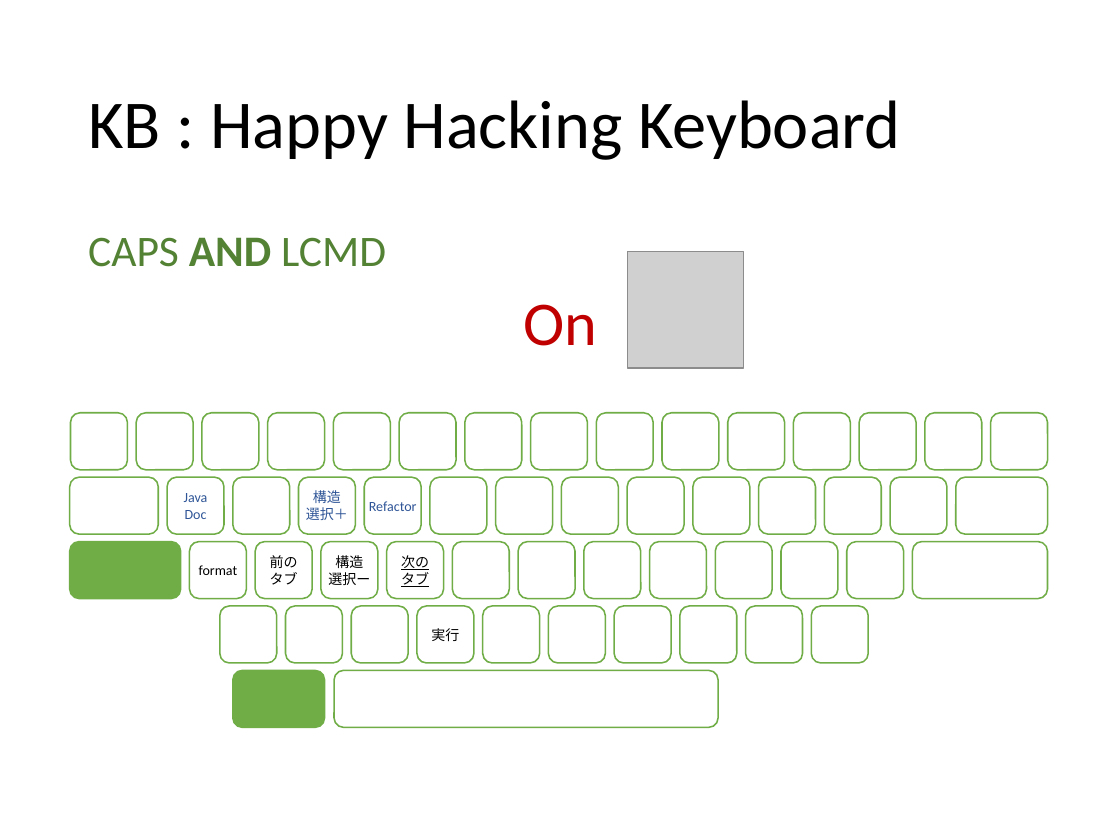
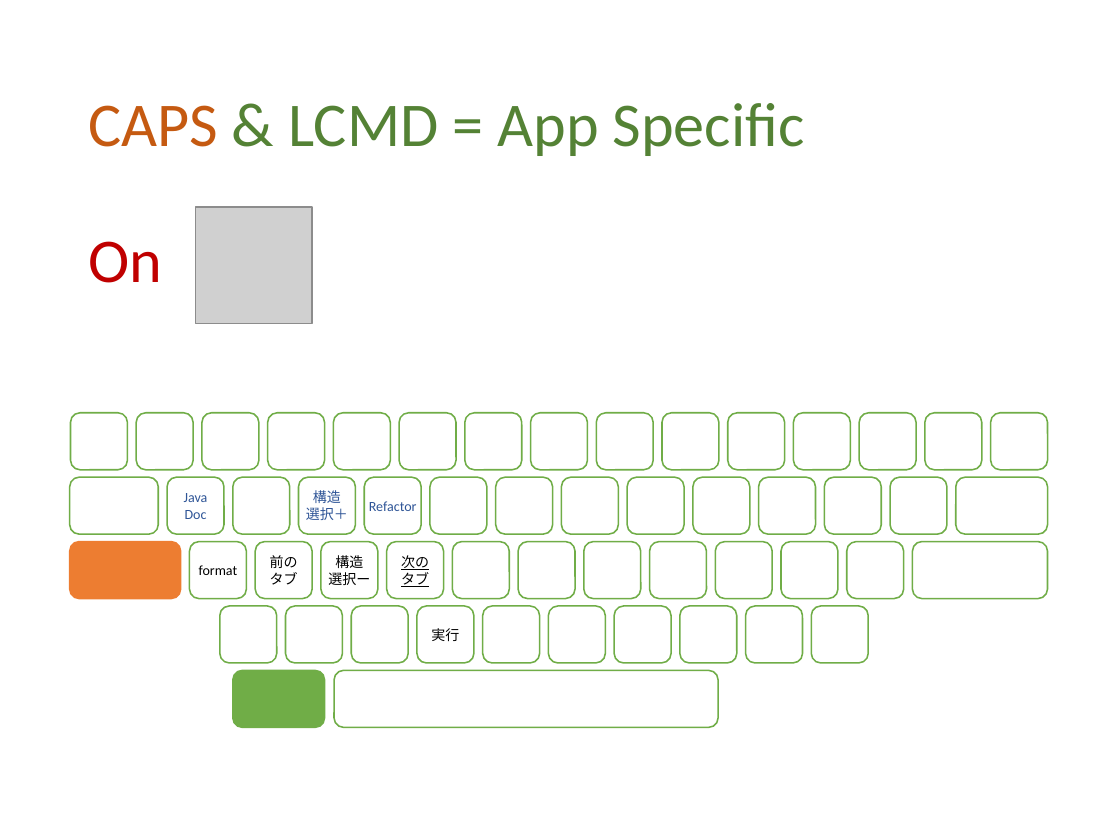
Before and after one commit to ittooo66/myAHK, a slide deck: slide 11 of MANUAL.pptx (slide 10 before the commit). Drawn at 1120x840 pixels with LibreOffice and Linux fonts; fonts in the diff are those of the drawing; grey boxes stand for pictures. Boxes give left, top, right and bottom in pixels: in the first picture for what was removed or moved away, otherwise in the second. Text is boxed around its words. In the diff, an @@ line names an element or a change of style, - is before the commit and + after.

```diff
--- a/MANUAL.pptx
+++ b/MANUAL.pptx
@@ title at bbox=[88, 103, 805, 156]: text changed; size 44 to 40 pt; text colour #000000 to #548235 @@
-KB : Happy Hacking Keyboard
+CAPS & LCMD = App Specific
@@ picture: place and size @@
-picture at bbox=[627, 252, 744, 368]
+picture at bbox=[196, 207, 312, 324]
@@ text "On" at bbox=[88, 241, 162, 283]: alignment centre to left @@
@@ text at bbox=[88, 237, 386, 267]: paragraph removed @@
-CAPS AND LCMD
@@ rounded rectangle at bbox=[69, 542, 180, 599]: fill #70AD47 to #ED7D31; outline #70AD47 1 pt to #ED7D31 1 pt @@
```
Also in this commit, not shown: 11 other slides changed, 1 slide added.
